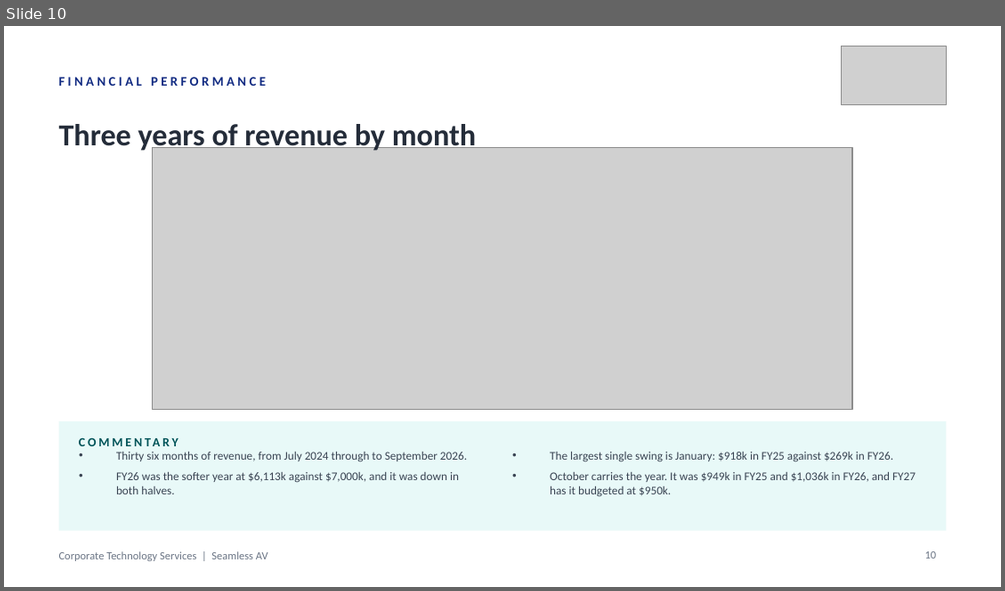
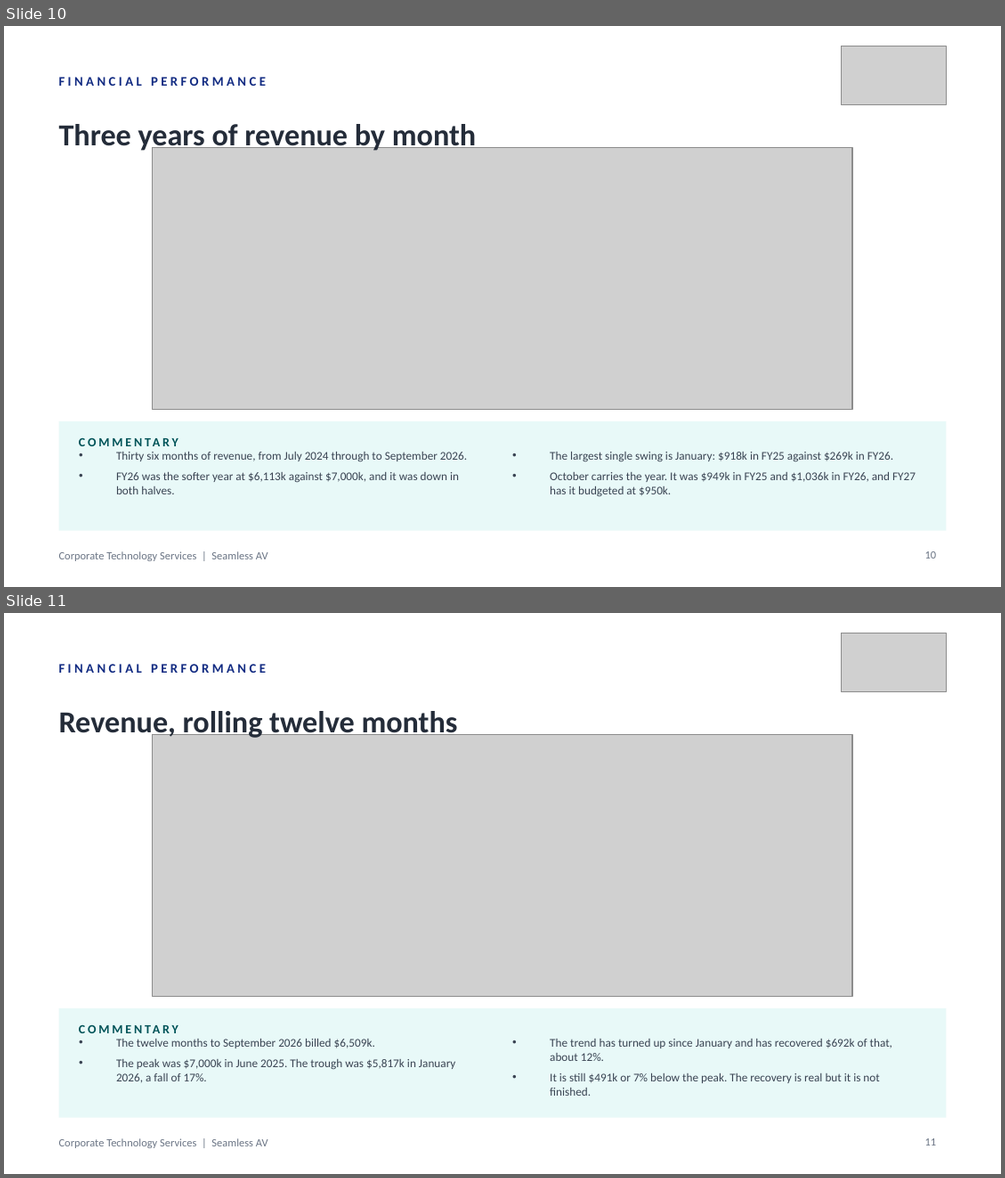
Before and after one commit to WesleyNelson-O33/Claude, a slide deck: deck/CTS Monthly Business Review - 30092026.pptx. Shown one above the other, each under a label of ours: slide 10 before the commit, slides 10 and 11 after it. The pictures are 1005x591 and 1005x1178 pixels, drawn with LibreOffice and Linux fonts; fonts in the diff are those of the drawing; grey boxes stand for pictures. Boxes give left, top, right and bottom in pixels: in the first picture for what was removed or moved away, otherwise in the second. Text is boxed around its words. In the diff, an @@ line names an element or a change of style, - is before the commit and + after.

```diff
--- a/deck/CTS Monthly Business Review - 30092026.pptx
+++ b/deck/CTS Monthly Business Review - 30092026.pptx
@@ slide 11 added at [4, 613, 1001, 1174], background #FFFFFF; not listed: 1 template element that a slide beside it also shows @@
@@ picture added at [841, 633, 946, 691] @@
@@ text added at [59, 664, 266, 673], 9.5 pt, text #122B82, bold @@
+FINANCIAL PERFORMANCE
@@ text added at [59, 711, 458, 740], 22 pt, text #242C39, bold @@
+Revenue, rolling twelve months
@@ picture added at [153, 735, 852, 996] @@
@@ rectangle added at [59, 1008, 946, 1118], fill #E8F9F8 @@
@@ text added at [79, 1015, 378, 1040], 9 pt, text #005358, bold @@
+COMMENTARY
@@ text added at [116, 1038, 455, 1082], 8.5 pt, text #3A4453 @@
+• The twelve months to September 2026 billed $6,509k.
+• The peak was $7,000k in June 2025. The trough was $5,817k in January 2026, a fall of 17%.
@@ text added at [550, 1038, 892, 1095], 8.5 pt, text #3A4453 @@
+• The trend has turned up since January and has recovered $692k of that, about 12%.
+• It is still $491k or 7% below the peak. The recovery is real but it is not finished.
@@ page number added at [925, 1138, 937, 1145], 8 pt, text #6B7585 @@
+11
```
Also in this commit, not shown: 1 slide changed, 18 other files.
